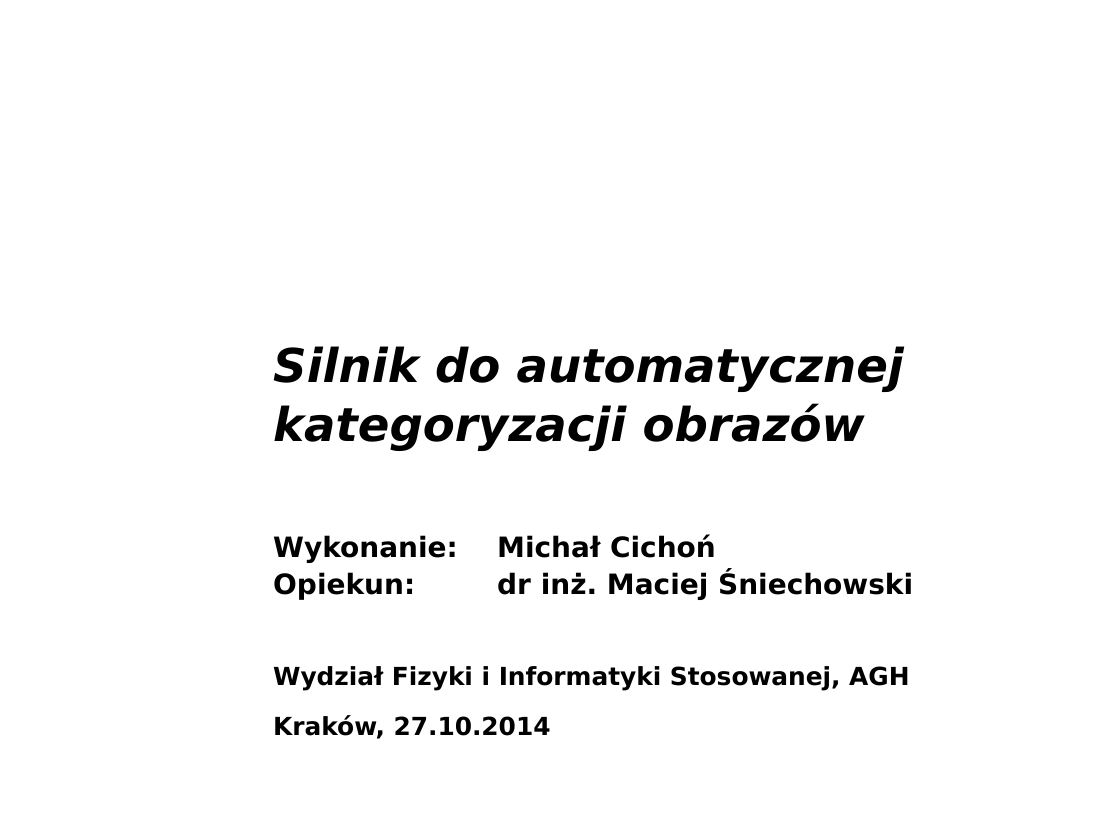
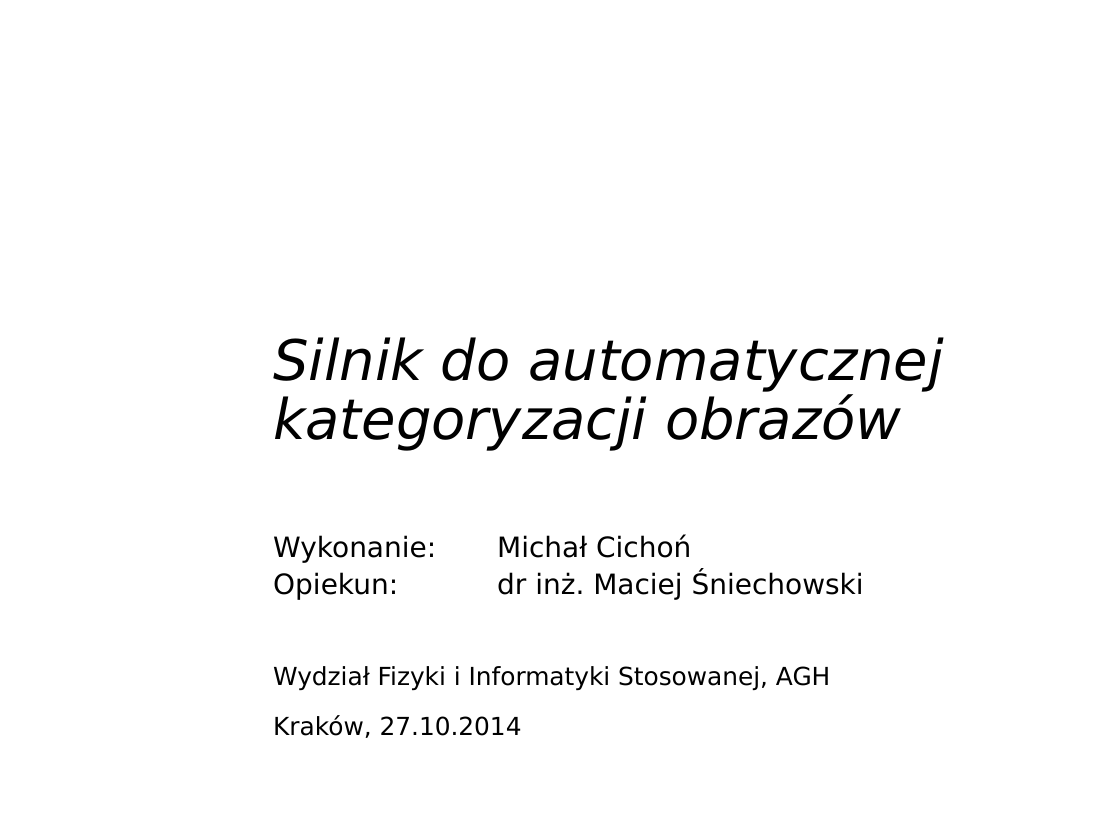
Before and after one commit to michalcichon/praca-magisterska, a slide deck: slide 1 of presentation/prezentacja-obrona.ppt. Drawn at 1120x840 pixels with LibreOffice and Linux fonts; fonts in the diff are those of the drawing; background and template pictures are left out. Boxes give left, top, right and bottom in pixels: in the first picture for what was removed or moved away, otherwise in the second. Text is boxed around its words. In the diff, an @@ line names an element or a change of style, - is before the commit and + after.

```diff
--- a/presentation/prezentacja-obrona.ppt
+++ b/presentation/prezentacja-obrona.ppt
@@ title "Silnik do automatycznej kategoryzacji obrazów" at <box>273,337,943,451</box>: size 30 to 36 pt, bold off @@
@@ text "Wykonanie: Michał Cichoń" at <box>273,535,864,600</box>: bold off @@
@@ text "Wydział Fizyki i Informatyki Stosowanej, ..." at <box>273,666,830,738</box>: bold off @@
```
Also in this commit, not shown: 3 other slides changed, 10 slides added, 1 slide removed.
